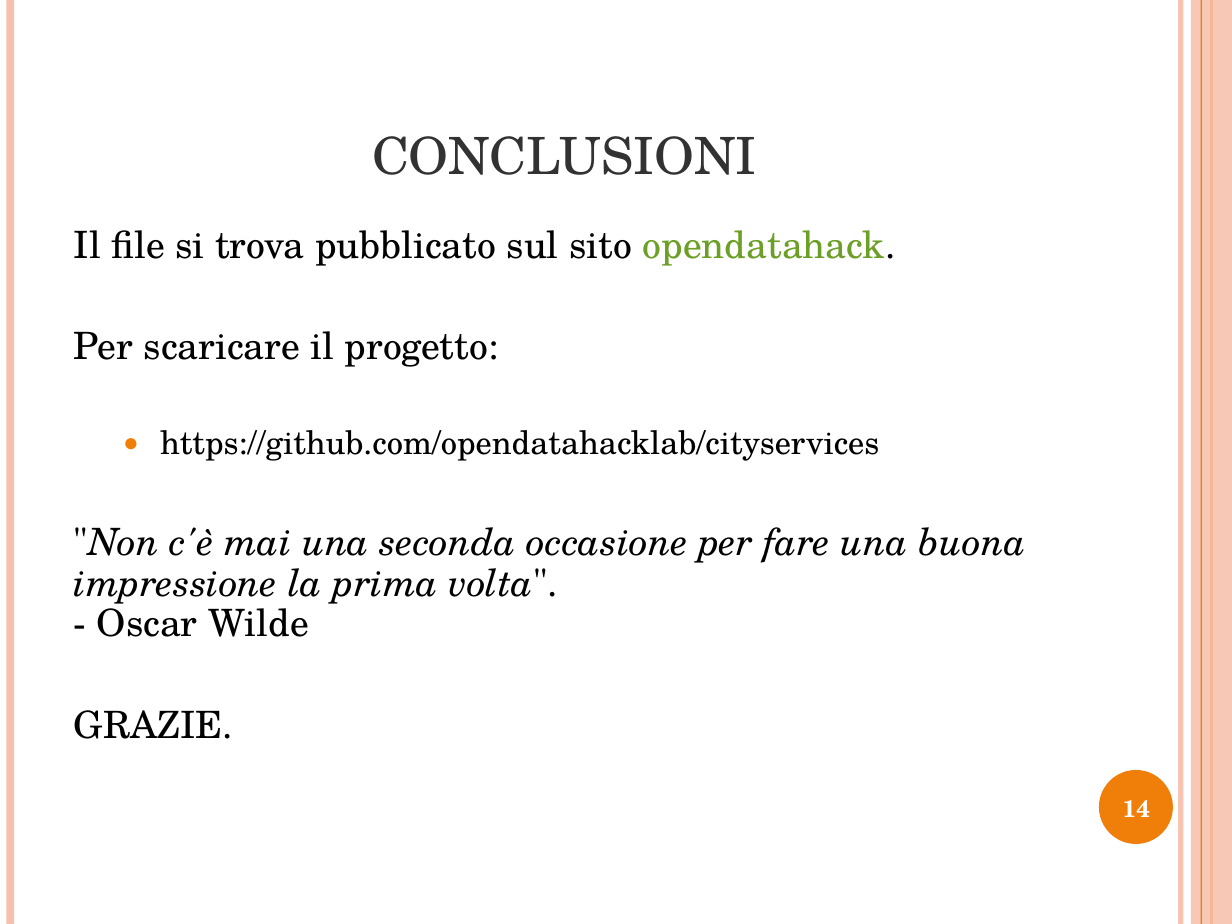
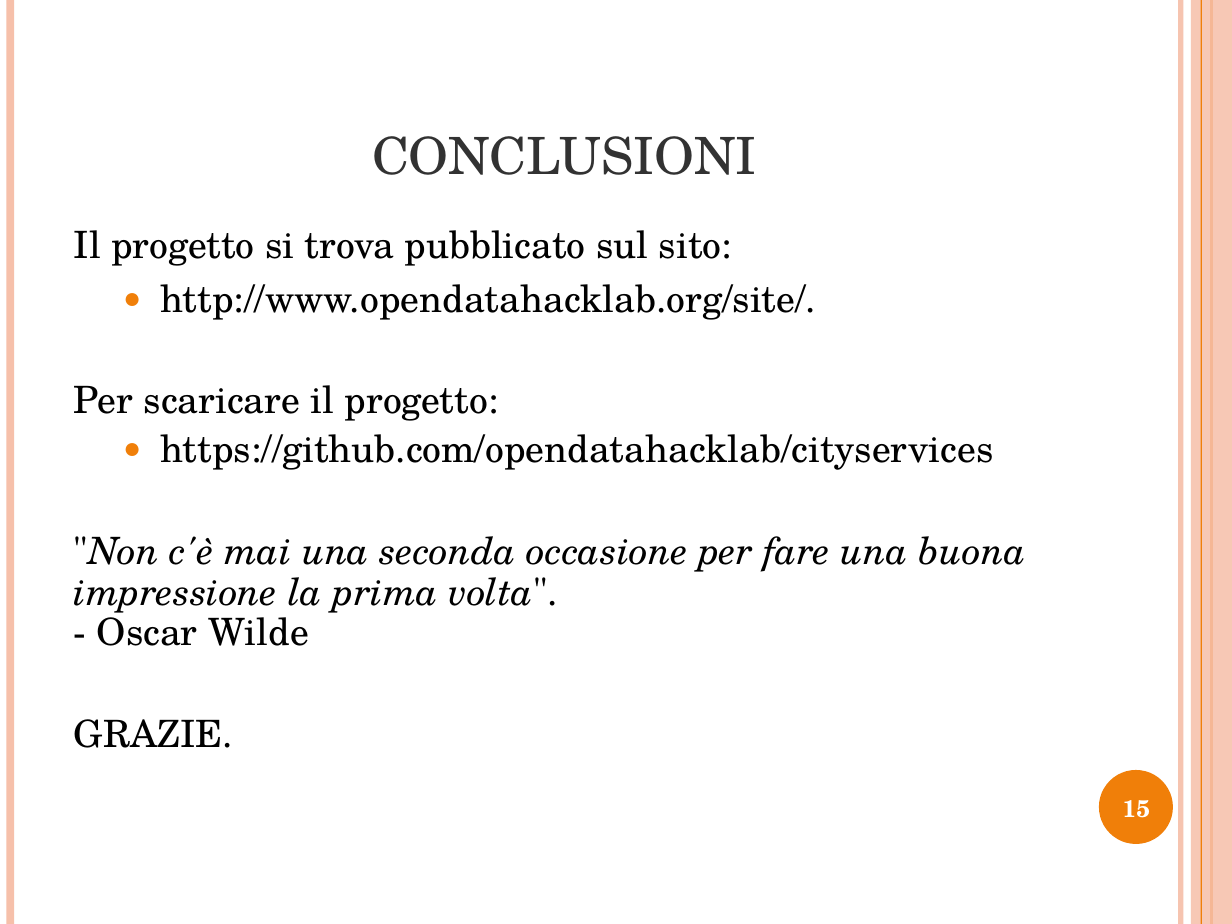
Before and after one commit to opendatahacklab/cityservices, a slide deck: slide 15 of thesis/Presentazione_Tesi.odp (slide 14 before the commit). Drawn at 1232x924 pixels with LibreOffice and Linux fonts; fonts in the diff are those of the drawing. Boxes give left, top, right and bottom in pixels: in the first picture for what was removed or moved away, otherwise in the second. Text is boxed around its words. In the diff, an @@ line names an element or a change of style, - is before the commit and + after.

```diff
--- a/thesis/Presentazione_Tesi.odp
+++ b/thesis/Presentazione_Tesi.odp
@@ text at (x1=74, y1=230, x2=816, y2=320): text changed @@
-Il file si trova pubblicato sul sito opendatahack.
+Il progetto si trova pubblicato sul sito:
+  ● http://www.opendatahacklab.org/site/.
@@ text at (x1=160, y1=434, x2=993, y2=470): size 19 to 22 pt in "https://github.com/opendatahacklab/cityservices" @@
@@ page number at (x1=1123, y1=800, x2=1151, y2=818): text changed @@
-14
+15
```
Also in this commit, not shown: 3 other slides changed, 2 slides added, 1 slide removed, 1 other file.
